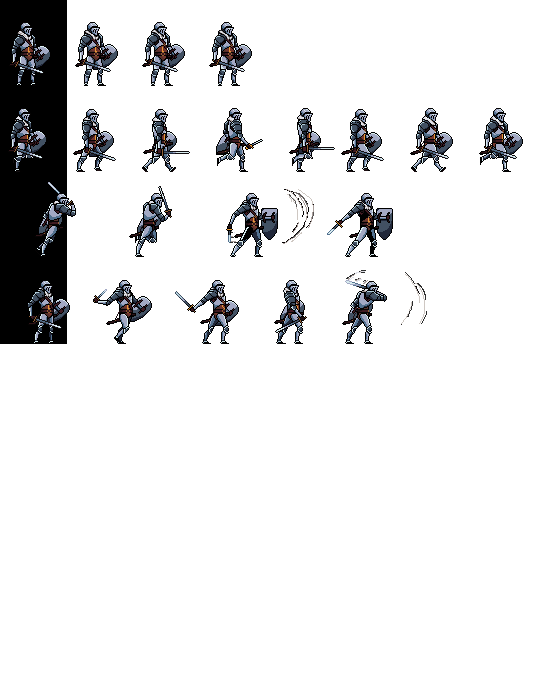
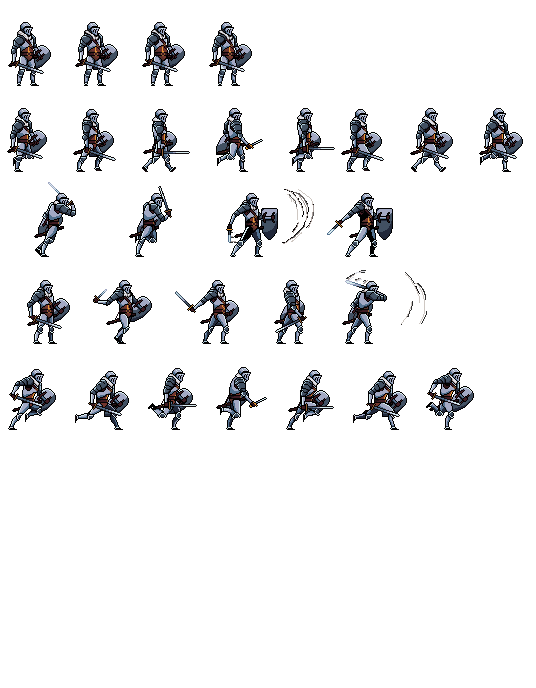
Revision of a layered 536x688 image; what changed, layer by layer:
added layer "Run.png copy" above "BACK2" over (8, 367, 474, 430)
hid "BACK2", painted on it over (0, 0, 67, 430)
